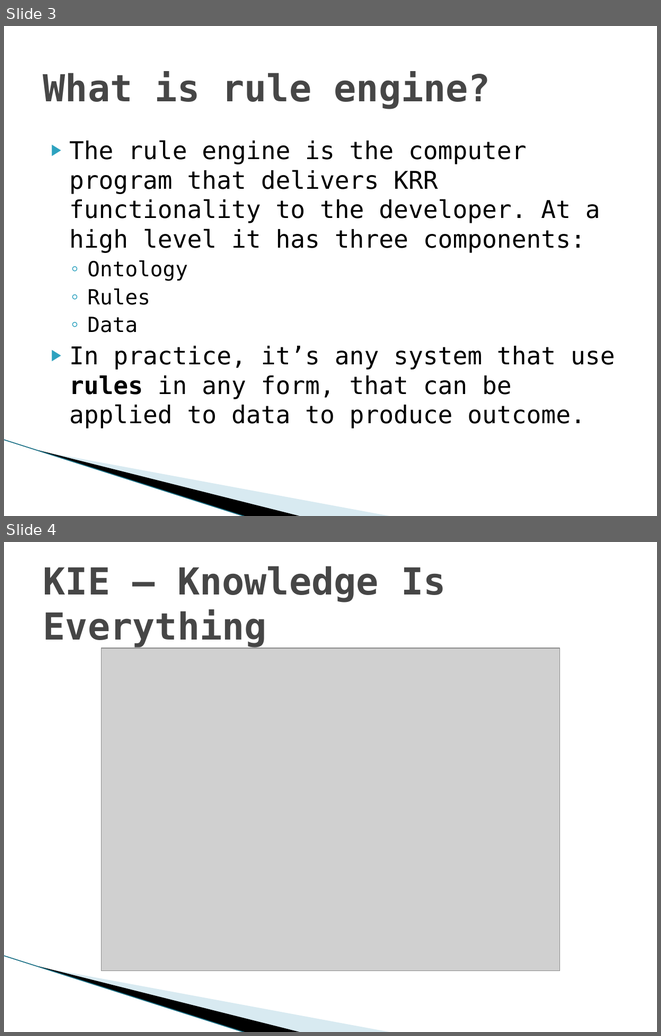
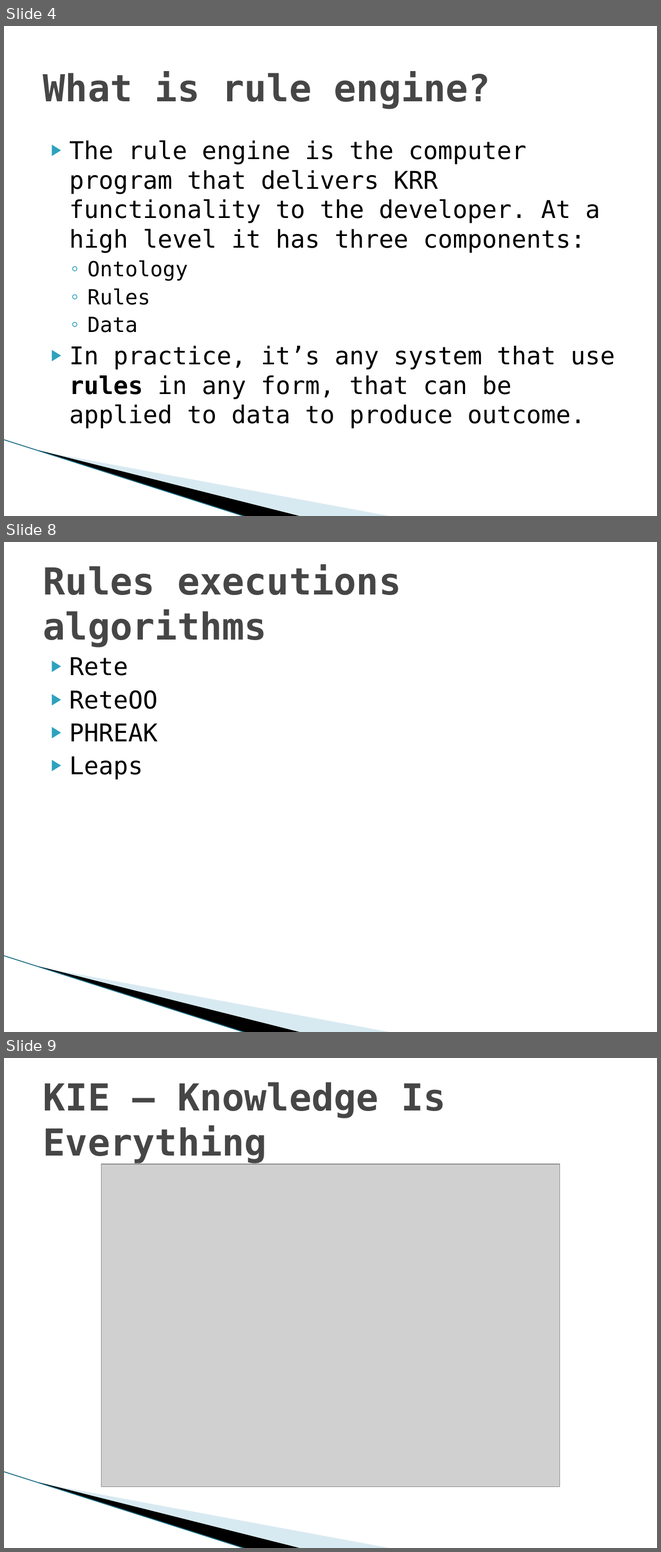
Before and after one commit to gspandy/drools-presentation-and-examples, a slide deck: drools-business-rules-engine.pptx. Shown one above the other, each under a label of ours: slides 3 and 4 before the commit, slides 4, 8 and 9 after it; the slides between them are not shown. The pictures are 661x1036 and 661x1552 pixels, drawn with LibreOffice and Linux fonts; fonts in the diff are those of the drawing; grey boxes stand for pictures; background and template pictures are left out. Boxes give left, top, right and bottom in pixels: in the first picture for what was removed or moved away, otherwise in the second. Text is boxed around its words. In the diff, an @@ line names an element or a change of style, - is before the commit and + after.

```diff
--- a/drools-business-rules-engine.pptx
+++ b/drools-business-rules-engine.pptx
@@ slide 8 added at [4, 542, 657, 1032], background #FFFFFF; not listed: 3 template elements that a slide beside it also shows @@
@@ title added at [43, 565, 401, 647], 41 pt, text #464646, bold @@
+Rules executions algorithms
@@ text added at [69, 657, 158, 779], 27 pt, text #000000 @@
+▶ Rete
+▶ ReteOO
+▶ PHREAK
+▶ Leaps
@@ what was slide 3 is now slide 4 @@
@@ what was slide 4 is now slide 9 @@
```
Also in this commit, not shown: 2 slides changed, 11 other slides added, 3 slides removed.
